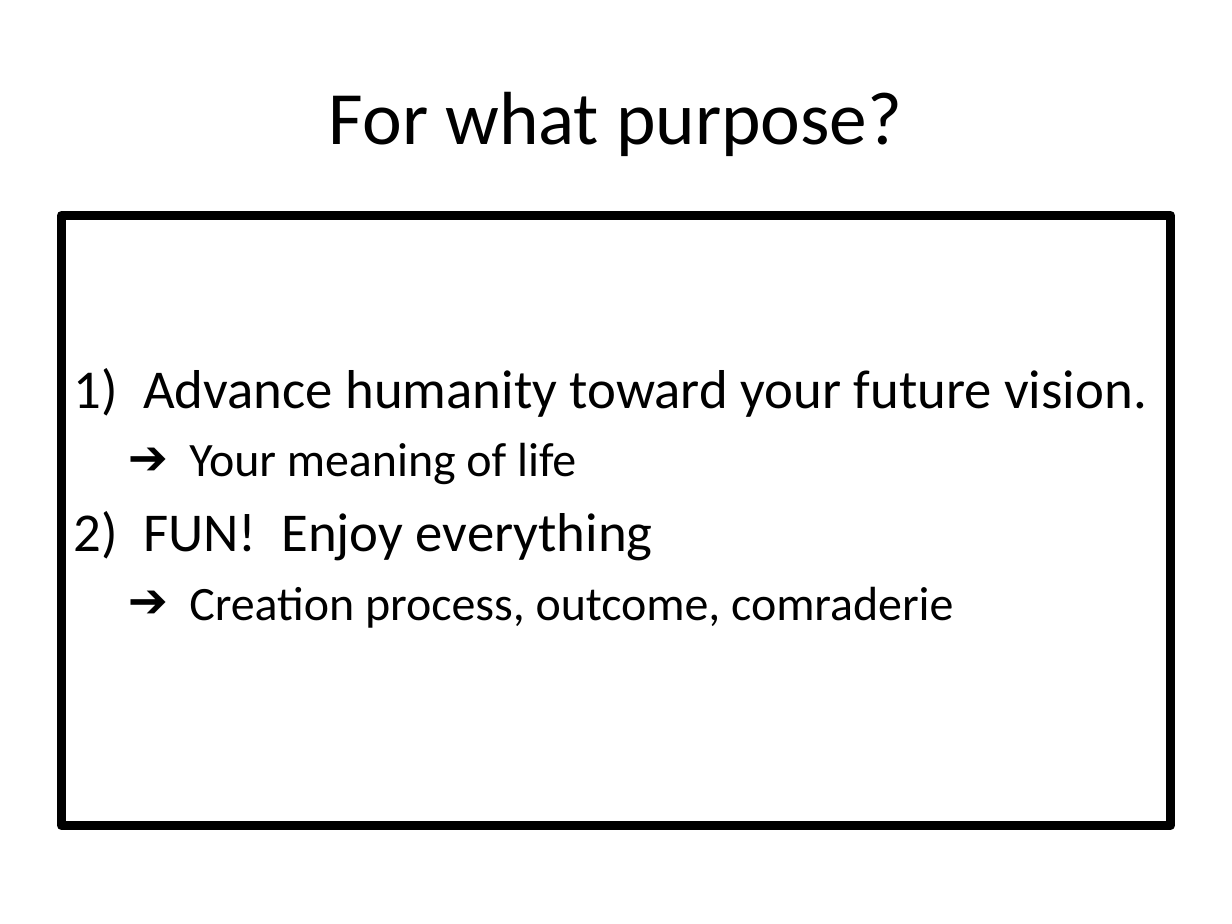
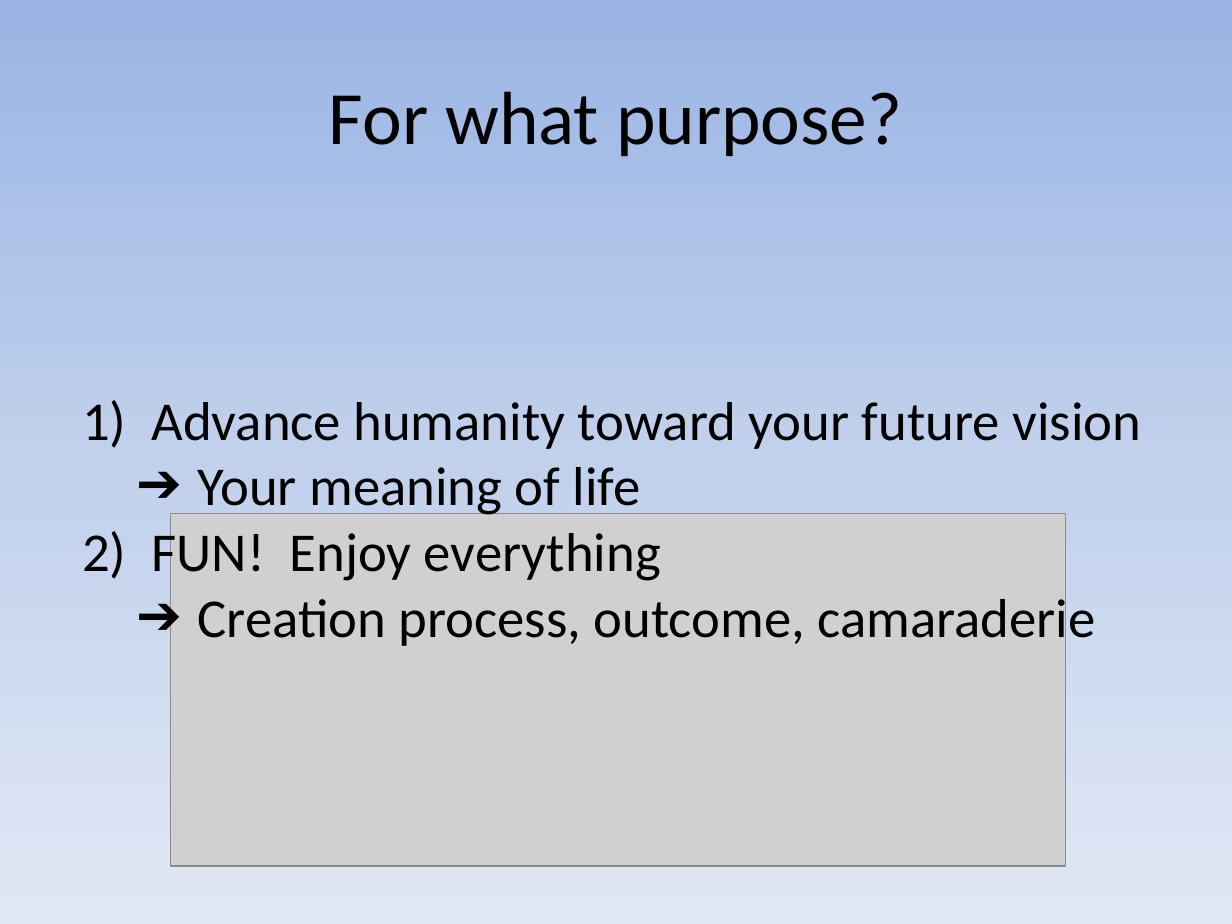
Before and after one commit to dhutchis/ModelTalk, a slide deck: slide 7 of ModelTalk.pptx (slide 8 before the commit). Drawn at 1232x924 pixels with LibreOffice and Linux fonts; fonts in the diff are those of the drawing; grey boxes stand for pictures. Boxes give left, top, right and bottom in pixels: in the first picture for what was removed or moved away, otherwise in the second. Text is boxed around its words. In the diff, an @@ line names an element or a change of style, - is before the commit and + after.

Commit message:
Putting everything together with G

```diff
--- a/ModelTalk.pptx
+++ b/ModelTalk.pptx
@@ background #FFFFFF to gradient #9AB5E4 to #C2D1ED to #E1E8F5 @@
@@ text "Advance humanity toward your future ...": place and size @@
-text "Advance humanity toward your future ..." at (62, 216, 1170, 825)
+text "Advance humanity toward your future ..." at (151, 402, 1141, 650)
@@ text "Advance humanity toward your future ..." at (151, 402, 1141, 650): vertical alignment middle to top; outline #000000 5.5 pt to none @@
@@ text at (151, 402, 1141, 449): text changed @@
-1) Advance humanity toward your future vision.
+1) Advance humanity toward your future vision
@@ text at (151, 467, 661, 584): size 28 to 32 pt in "Your meaning of life"; less space between paragraphs @@
@@ picture added at (171, 514, 1066, 866) @@
@@ text at (198, 591, 1095, 650): text changed; size 28 to 32 pt @@
-  ➔ Creation process, outcome, comraderie
+  ➔ Creation process, outcome, camaraderie
```
Also in this commit, not shown: 12 other slides changed, 2 slides added, 2 slides removed.
